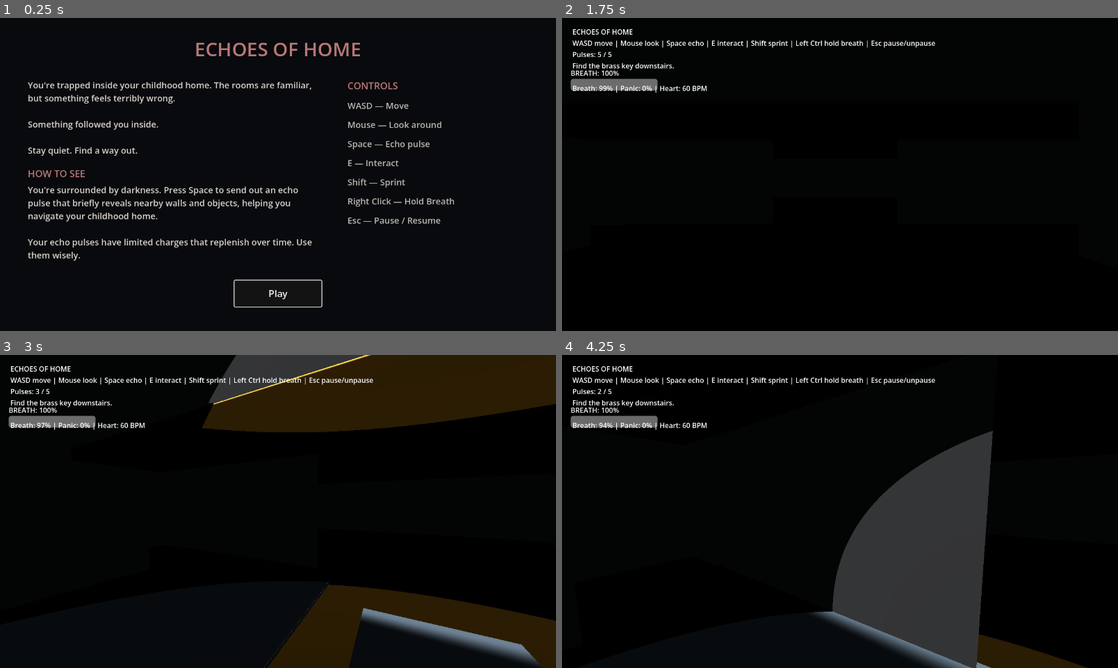
Above: before the commit, frames 1-4 (two rows, left to right).
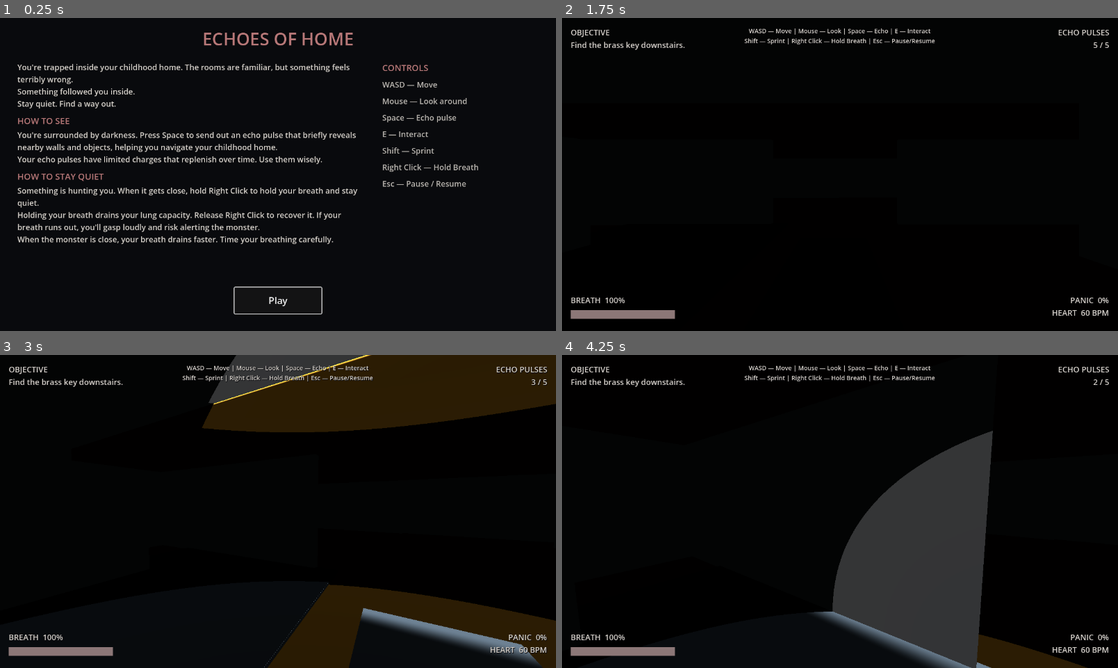
Above: after the commit, the same moments.

Repository: kaazkayy05/Project-3
Game: Godot game, scene res://demo/main_menu.tscn
Two runs of this game, one before a commit and one after it. Both use one fixed random seed, a clock stepped at 60 frames per second and the inputs below. Sound files missing from this copy of the repository are replaced by a short silence.
Inputs (mouse positions are in pixels of both pictures, inside the frame that each line leads up to):
- Up to frame 1 (0.25 s): no input
- Up to frame 2 (1.75 s): click "Play" at 0.5 s; tap Space at 1.25, 1.52 s; move the mouse to (962, 158) at 1.27 s; hold D from 1.28 s (still down); hold Ctrl from 1.28 s (still down); click (962, 158) at 1.42 s; tap E at 1.55 s
- Up to frame 3 (3 s): tap Space at 2, 2.27 s; move the mouse to (250, 511) at 2.02 s; release D at 2.03 s; release Ctrl at 2.03 s; hold W from 2.03 s (still down); tap E at 2.1 s; tap Ctrl at 2.3 s; move the mouse to (289, 505) at 2.77 s; hold Ctrl from 2.78 s (still down)
- Up to frame 4 (4.25 s): keep holding W; tap E at 3.05, 3.6 s; move the mouse to (834, 517) at 3.52 s; release Ctrl at 3.53 s; tap Space at 3.77 s; tap Ctrl at 3.8 s

The runs differ from the first frame. In frame 1, 10% of the frame differs, in the area x 3-86%, y 4-95%; in frame 2, 3.2%; in frame 3, 3.2%; in frame 4, 3.2%.

Commit message:
Improve breath controls, HUD, Seam 4, and game audio

Diff:
--- a/echoes-of-home/demo/demo_player.gd
+++ b/echoes-of-home/demo/demo_player.gd
@@ -3,11 +3,10 @@
 var environment_system: HouseEnvironmentSystem
 var acoustic: AcousticPulseSystem
 var sanity_breath: Node
-var breath_label: Label
-var breath_bar: ProgressBar
 var breath_locked: bool = false
 var breath_system: Node
 var creak: AudioStreamPlayer3D
+var footsteps: AudioStreamPlayer
 var camera: Camera3D
 var step_distance: float = 0.0
 var pulse_requested: bool = false
@@ -32,35 +31,13 @@
 	creak = AudioStreamPlayer3D.new()
 	creak.stream = preload("res://demo/audio/floor_creak.wav")
 	add_child(creak)
+	footsteps = AudioStreamPlayer.new()
+	footsteps.stream = preload("res://demo/audio/footsteps.wav")
+	footsteps.volume_db = -6.0
+	footsteps.max_polyphony = 1
+	add_child(footsteps)
 	floor_snap_length = 0.3
 	Input.mouse_mode = Input.MOUSE_MODE_CAPTURED
-		# Create the breathing system
-	sanity_breath = preload(
-		"res://systems/sanity_breath/sanity_breath_system.gd"
-	).new()
-
-	sanity_breath.name = "SanityBreath"
-	add_child(sanity_breath)
-
-	sanity_breath.gasp_triggered.connect(on_player_gasp)
-
-	# Create the breathing HUD
-	var hud = CanvasLayer.new()
-	add_child(hud)
-
-	breath_label = Label.new()
-	breath_label.position = Vector2(20, 115)
-	breath_label.text = "BREATH: 100%"
-	hud.add_child(breath_label)
-
-	breath_bar = ProgressBar.new()
-	breath_bar.position = Vector2(20, 140)
-	breath_bar.size = Vector2(200, 20)
-	breath_bar.min_value = 0
-	breath_bar.max_value = 100
-	breath_bar.value = 100
-	breath_bar.show_percentage = false
-	hud.add_child(breath_bar)
 
 func _unhandled_input(event: InputEvent) -> void:
 	if not controls_enabled:
@@ -80,6 +57,7 @@
 func _physics_process(delta: float) -> void:
 	if not controls_enabled or environment_system.has_escaped:
 		velocity = Vector3.ZERO
+		footsteps.stop()
 		if is_instance_valid(breath_system):
 			breath_system.call("release_breath")
 		return
@@ -96,11 +74,15 @@
 	var previous := global_position
 	move_and_slide()
 	var grounded := environment_system.sample_surface(self)
+	if not is_on_floor():
+		footsteps.stop()
 	if grounded:
 		step_distance += Vector2(global_position.x - previous.x, global_position.z - previous.z).length()
 		if step_distance >= 0.9:
 			step_distance = 0.0
 			acoustic.emit_footstep_noise(global_position, sprinting)
+			if is_on_floor():
+				footsteps.play()
 			if environment_system.current_surface_type == HouseEnvironmentSystem.Surface.CLUTTER:
 				creak.play()
 	else:
@@ -119,7 +101,7 @@
 func _update_breath_input() -> void:
 	if not is_instance_valid(breath_system):
 		return
-	if Input.is_physical_key_pressed(KEY_CTRL):
+	if Input.is_mouse_button_pressed(MOUSE_BUTTON_RIGHT):
 		breath_system.call("hold_breath")
 	else:
 		breath_system.call("release_breath")
@@ -128,6 +110,7 @@
 func set_controls_enabled(enabled: bool) -> void:
 	controls_enabled = enabled
 	if not controls_enabled:
+		footsteps.stop()
 		velocity = Vector3.ZERO
 		pulse_requested = false
 		interaction_requested = false
@@ -146,16 +129,3 @@
 	breath_locked = true
 
 	print("PLAYER GASPED!")
-
-	if acoustic != null:
-		acoustic.trigger_involuntary_gasp(global_position)
-
-func _process(_delta: float) -> void:
-	if sanity_breath == null:
-		return
-
-	breath_label.text = "BREATH: " + str(
-		int(sanity_breath.lung_capacity)
-	) + "%"
-
-	breath_bar.value = sanity_breath.lung_capacity
--- a/echoes-of-home/demo/house_demo.gd
+++ b/echoes-of-home/demo/house_demo.gd
@@ -17,8 +17,15 @@
 var front_door: StaticBody3D
 var bedroom_door: StaticBody3D
 var pulse_afterglow: float = 0.0
-var hud: Label
+var objective_label: Label
+var pulse_label: Label
+var controls_label: Label
+var breath_label: Label
+var breath_bar: ProgressBar
+var status_label: Label
 var game_over: bool = false
+var death_overlay: CanvasLayer
+var death_sound: AudioStreamPlayer
 
 func _ready() -> void:
 	acoustic = AcousticPulseSystem.new()
@@ -42,20 +49,25 @@
 	breath_system.set_script(BREATH_SYSTEM_SCRIPT)
 	add_child(breath_system)
 	player.breath_system = breath_system
+	player.sanity_breath = breath_system
+	breath_system.connect(
+		&"gasp_triggered", Callable(player, "on_player_gasp")
+	)
 	breath_system.connect(&"gasp_triggered", Callable(self, "_on_gasp_triggered"))
 	monster = MONSTER_SCENE.instantiate() as MonsterAI
 	monster.name = "Monster"
 	monster.position = Vector3(4, 3.1, 0)
 	add_child(monster)
 	monster.bind_acoustic_system(acoustic)
+	breath_system.bind_seam4_player(player)
+	monster.seam4_status_published.connect(
+		Callable(breath_system, "receive_monster_status")
+	)
 	monster.bind_breath_system(breath_system, player)
 	monster.player_killed.connect(_on_player_killed)
 	environment_system.objectives_changed.connect(_sync_objectives)
-	var canvas := CanvasLayer.new()
-	add_child(canvas)
-	hud = Label.new()
-	hud.position = Vector2(24, 20)
-	canvas.add_child(hud)
+	_build_hud()
+	_build_death_notification()
 	var world := WorldEnvironment.new()
 	world.environment = Environment.new()
 	world.environment.background_mode = Environment.BG_COLOR
@@ -64,6 +76,135 @@
 	world.environment.ambient_light_energy = 0.0
 	world.environment.reflected_light_source = Environment.REFLECTION_SOURCE_DISABLED
 	add_child(world)
+	if not MusicManager.music.playing:
+		MusicManager.music.play(0.0)
+
+
+func _build_death_notification() -> void:
+	death_sound = AudioStreamPlayer.new()
+	var stream := preload("res://demo/audio/fail-sound.wav").duplicate() as AudioStreamWAV
+	stream.loop_mode = AudioStreamWAV.LOOP_DISABLED
+	death_sound.stream = stream
+	death_sound.volume_db = -10.0
+	death_sound.max_polyphony = 1
+	add_child(death_sound)
+
+	death_overlay = CanvasLayer.new()
+	death_overlay.layer = 10
+	add_child(death_overlay)
+
+	var shade := ColorRect.new()
+	shade.color = Color(0, 0, 0, 0.7)
+	shade.set_anchors_and_offsets_preset(Control.PRESET_FULL_RECT)
+	shade.mouse_filter = Control.MOUSE_FILTER_IGNORE
+	death_overlay.add_child(shade)
+
+	var center := CenterContainer.new()
+	center.set_anchors_and_offsets_preset(Control.PRESET_FULL_RECT)
+	center.mouse_filter = Control.MOUSE_FILTER_IGNORE
+	shade.add_child(center)
+
+	var message := VBoxContainer.new()
+	message.add_theme_constant_override("separation", 16)
+	message.mouse_filter = Control.MOUSE_FILTER_IGNORE
+	center.add_child(message)
+
+	var lines := [
+		["YOU DIED", 56],
+		["The Listener heard you.", 26],
+		["Press R to Restart.", 22],
+	]
+	for entry in lines:
+		var label := Label.new()
+		label.text = entry[0]
+		label.horizontal_alignment = HORIZONTAL_ALIGNMENT_CENTER
+		label.add_theme_font_size_override("font_size", entry[1])
+		label.add_theme_color_override("font_color", Color("#b97979"))
+		label.mouse_filter = Control.MOUSE_FILTER_IGNORE
+		message.add_child(label)
+
+	death_overlay.hide()
+
+
+func _build_hud() -> void:
+	var canvas := CanvasLayer.new()
+	add_child(canvas)
+
+	var root := Control.new()
+	root.set_anchors_and_offsets_preset(Control.PRESET_FULL_RECT)
+	root.mouse_filter = Control.MOUSE_FILTER_IGNORE
+	canvas.add_child(root)
+
+	objective_label = _make_hud_label(
+		root, Vector2(0, 0), Rect2(20, 20, 280, 110)
+	)
+	pulse_label = _make_hud_label(
+		root, Vector2(1, 0), Rect2(-200, 20, 180, 50),
+		HORIZONTAL_ALIGNMENT_RIGHT
+	)
+	controls_label = _make_hud_label(
+		root, Vector2(0.5, 0), Rect2(-320, 20, 640, 70),
+		HORIZONTAL_ALIGNMENT_CENTER
+	)
+	controls_label.add_theme_font_size_override("font_size", 14)
+	controls_label.text = (
+		"WASD — Move | Mouse — Look | Space — Echo | E — Interact\n"
+		+ "Shift — Sprint | Right Click — Hold Breath | Esc — Pause/Resume"
+	)
+
+	breath_label = _make_hud_label(
+		root, Vector2(0, 1), Rect2(20, -84, 240, 28)
+	)
+
+	breath_bar = ProgressBar.new()
+	breath_bar.anchor_top = 1.0
+	breath_bar.anchor_bottom = 1.0
+	breath_bar.offset_left = 20
+	breath_bar.offset_right = 260
+	breath_bar.offset_top = -48
+	breath_bar.offset_bottom = -28
+	breath_bar.min_value = 0
+	breath_bar.max_value = 100
+	breath_bar.show_percentage = false
+	breath_bar.mouse_filter = Control.MOUSE_FILTER_IGNORE
+
+	var track := StyleBoxFlat.new()
+	track.bg_color = Color("#17171c")
+	breath_bar.add_theme_stylebox_override("background", track)
+
+	var fill := StyleBoxFlat.new()
+	fill.bg_color = Color("#8c7777")
+	breath_bar.add_theme_stylebox_override("fill", fill)
+	root.add_child(breath_bar)
+
+	status_label = _make_hud_label(
+		root, Vector2(1, 1), Rect2(-260, -84, 240, 56),
+		HORIZONTAL_ALIGNMENT_RIGHT
+	)
+
+
+func _make_hud_label(
+		parent: Control, anchor: Vector2, bounds: Rect2,
+		alignment: int = HORIZONTAL_ALIGNMENT_LEFT) -> Label:
+	var label := Label.new()
+	label.anchor_left = anchor.x
+	label.anchor_right = anchor.x
+	label.anchor_top = anchor.y
+	label.anchor_bottom = anchor.y
+	label.offset_left = bounds.position.x
+	label.offset_top = bounds.position.y
+	label.offset_right = bounds.end.x
+	label.offset_bottom = bounds.end.y
+	label.horizontal_alignment = alignment
+	label.autowrap_mode = TextServer.AUTOWRAP_WORD_SMART
+	label.mouse_filter = Control.MOUSE_FILTER_IGNORE
+	label.add_theme_font_size_override("font_size", 18)
+	label.add_theme_color_override("font_color", Color("#d8d3cc"))
+	label.add_theme_color_override("font_shadow_color", Color("#09090d"))
+	label.add_theme_constant_override("shadow_offset_x", 1)
+	label.add_theme_constant_override("shadow_offset_y", 1)
+	parent.add_child(label)
+	return label
 
 
 func _build_navigation() -> void:
@@ -234,13 +375,16 @@
 
 
 func _on_player_killed(_noise_origin: Vector3, _intensity: float) -> void:
-	if game_over:
+	if game_over or environment_system.has_escaped:
 		return
 	game_over = true
+	MusicManager.music.stop()
 	player.set_controls_enabled(false)
 	breath_system.call("release_breath")
 	breath_system.set_process(false)
 	Input.mouse_mode = Input.MOUSE_MODE_VISIBLE
+	death_overlay.show()
+	death_sound.play()
 
 
 func _unhandled_input(event: InputEvent) -> void:
@@ -255,16 +399,26 @@
 		material.set_shader_parameter("pulse_radius", acoustic.pulse_radius)
 		material.set_shader_parameter("pulse_active", pulse_afterglow > 0.0)
 		material.set_shader_parameter("fade", pulse_afterglow / 0.6)
-	hud.text = "ECHOES OF HOME\nWASD move | Mouse look | Space echo | E interact | Shift sprint | Left Ctrl hold breath | Esc pause/unpause\nPulses: %d / 5\n%s" % [acoustic.pulse_charges, player.message]
-	hud.text += "\n" + player.interaction_hint
+	objective_label.text = "OBJECTIVE\n" + player.message
+	if not player.interaction_hint.is_empty():
+		objective_label.text += "\n" + player.interaction_hint
+
+	pulse_label.text = "ECHO PULSES\n%d / %d" % [
+		acoustic.pulse_charges, acoustic.max_pulse_charges
+	]
+
 	if is_instance_valid(breath_system):
-		hud.text += "\nBreath: %.0f%% | Panic: %.0f%% | Heart: %d BPM" % [
-			float(breath_system.get("lung_capacity")),
+		var capacity := float(breath_system.get("lung_capacity"))
+		breath_label.text = "BREATH  %.0f%%" % capacity
+		breath_bar.value = capacity
+		status_label.text = "PANIC  %.0f%%\nHEART  %d BPM" % [
 			float(breath_system.get("panic_level")) * 100.0,
-			int(breath_system.get("heart_rate_bpm"))]
+			int(breath_system.get("heart_rate_bpm"))
+		]
+
 	if environment_system.freeze_resonance:
-		hud.text += "\nF6: resonance freeze ON (1.0)"
+		objective_label.text += "\nF6: resonance freeze ON (1.0)"
 	if game_over:
-		hud.text = "THE LISTENER HEARD YOU\nPress R to restart."
+		objective_label.text = "THE LISTENER HEARD YOU\nPress R to restart."
 	elif environment_system.has_escaped:
-		hud.text = "You escaped the house."
+		objective_label.text = "You escaped the house."
--- a/echoes-of-home/demo/main_menu.gd
+++ b/echoes-of-home/demo/main_menu.gd
@@ -21,55 +21,73 @@
 	add_child(menu)
 
 	var content := VBoxContainer.new()
-	content.position = Vector2(64, 140)
-	content.size = Vector2(680, 440)
-	content.add_theme_constant_override("separation", 24)
+	content.position = Vector2(40, 100)
+	content.size = Vector2(800, 500)
+	content.add_theme_constant_override("separation", 12)
 	menu.add_child(content)
 
 	var title := Label.new()
-	title.position = Vector2(64, 40)
-	title.size = Vector2(1152, 60)
+	title.position = Vector2(40, 20)
+	title.size = Vector2(1200, 56)
 	title.text = "ECHOES OF HOME"
 	title.horizontal_alignment = HORIZONTAL_ALIGNMENT_CENTER
-	title.add_theme_font_size_override("font_size", 44)
+	title.add_theme_font_size_override("font_size", 40)
 	title.add_theme_color_override("font_color", Color("#b97979"))
 	menu.add_child(title)
 
 	var story := Label.new()
-	story.text = "You're trapped inside your childhood home. The rooms are familiar, but something feels terribly wrong.\n\nSomething followed you inside.\n\nStay quiet. Find a way out."
+	story.text = "You're trapped inside your childhood home. The rooms are familiar, but something feels terribly wrong.\nSomething followed you inside.\nStay quiet. Find a way out."
 	story.autowrap_mode = TextServer.AUTOWRAP_WORD_SMART
-	story.add_theme_font_size_override("font_size", 20)
+	story.add_theme_font_size_override("font_size", 18)
 	story.add_theme_color_override("font_color", Color("#d8d3cc"))
 	story.add_theme_constant_override("line_spacing", 2)
 	content.add_child(story)
 
 	var how_to_see := VBoxContainer.new()
-	how_to_see.add_theme_constant_override("separation", 8)
+	how_to_see.add_theme_constant_override("separation", 6)
 	content.add_child(how_to_see)
 
 	var see_heading := Label.new()
 	see_heading.text = "HOW TO SEE"
-	see_heading.add_theme_font_size_override("font_size", 22)
+	see_heading.add_theme_font_size_override("font_size", 20)
 	see_heading.add_theme_color_override("font_color", Color("#b97979"))
 	how_to_see.add_child(see_heading)
 
 	var explanation := Label.new()
-	explanation.text = "You're surrounded by darkness. Press Space to send out an echo pulse that briefly reveals nearby walls and objects, helping you navigate your childhood home.\n\nYour echo pulses have limited charges that replenish over time. Use them wisely."
+	explanation.text = "You're surrounded by darkness. Press Space to send out an echo pulse that briefly reveals nearby walls and objects, helping you navigate your childhood home.\nYour echo pulses have limited charges that replenish over time. Use them wisely."
 	explanation.autowrap_mode = TextServer.AUTOWRAP_WORD_SMART
-	explanation.add_theme_font_size_override("font_size", 20)
+	explanation.add_theme_font_size_override("font_size", 18)
 	explanation.add_theme_color_override("font_color", Color("#d8d3cc"))
 	explanation.add_theme_constant_override("line_spacing", 2)
 	how_to_see.add_child(explanation)
 
+	var how_to_stay_quiet := VBoxContainer.new()
+	how_to_stay_quiet.add_theme_constant_override("separation", 6)
+	content.add_child(how_to_stay_quiet)
+
+	var quiet_heading := Label.new()
+	quiet_heading.text = "HOW TO STAY QUIET"
+	quiet_heading.add_theme_font_size_override("font_size", 20)
+	quiet_heading.add_theme_color_override("font_color", Color("#b97979"))
+	how_to_stay_quiet.add_child(quiet_heading)
+
+	var breathing_explanation := Label.new()
+	breathing_explanation.text = "Something is hunting you. When it gets close, hold Right Click to hold your breath and stay quiet.\nHolding your breath drains your lung capacity. Release Right Click to recover it. If your breath runs out, you'll gasp loudly and risk alerting the monster.\nWhen the monster is close, your breath drains faster. Time your breathing carefully."
+	breathing_explanation.autowrap_mode = TextServer.AUTOWRAP_WORD_SMART
+	breathing_explanation.add_theme_font_size_override("font_size", 18)
+	breathing_explanation.add_theme_color_override("font_color", Color("#d8d3cc"))
+	breathing_explanation.add_theme_constant_override("line_spacing", 2)
+	how_to_stay_quiet.add_child(breathing_explanation)
+
 	var controls := VBoxContainer.new()
-	controls.position = Vector2(800, 140)
-	controls.size = Vector2(416, 440)
-	controls.add_theme_constant_override("separation", 16)
+	controls.position = Vector2(880, 100)
+	controls.size = Vector2(360, 500)
+	controls.add_theme_constant_override("separation", 12)
 	menu.add_child(controls)
 
 	var heading := Label.new()
 	heading.text = "CONTROLS"
-	heading.add_theme_font_size_override("font_size", 22)
+	heading.add_theme_font_size_override("font_size", 20)
 	heading.add_theme_color_override("font_color", Color("#b97979"))
 	controls.add_child(heading)
 
@@ -85,13 +103,13 @@
 		var row := Label.new()
 		row.text = text
 		row.autowrap_mode = TextServer.AUTOWRAP_WORD_SMART
-		row.add_theme_font_size_override("font_size", 20)
+		row.add_theme_font_size_override("font_size", 18)
 		row.add_theme_color_override("font_color", Color("#bcb8b2"))
 		controls.add_child(row)
 
 	var center := CenterContainer.new()
-	center.position = Vector2(64, 604)
-	center.size = Vector2(1152, 60)
+	center.position = Vector2(40, 620)
+	center.size = Vector2(1200, 60)
 	menu.add_child(center)
 	play_button = Button.new()
 	play_button.text = "Play"
--- a/echoes-of-home/systems/sanity_breath/sanity_breath_system.gd
+++ b/echoes-of-home/systems/sanity_breath/sanity_breath_system.gd
@@ -16,6 +16,10 @@
 var breath_drain_rate: float = 15.0
 var breath_recovery_rate: float = 10.0
 var monster_distance: float = 100.0
+var monster_world_position: Vector3 = Vector3.ZERO
+var monster_state: int = 0
+var _seam4_player: Node3D
+var _has_monster_snapshot: bool = false
 
 var heartbeat_sound: AudioStreamPlayer
 var gasp_sound: AudioStreamPlayer
@@ -56,6 +60,7 @@
 		heartbeat_sound.stop()
 
 func update_breath(delta):
+	_refresh_monster_distance()
 	if is_holding_breath:
 		lung_capacity -= breath_drain_rate * delta
 
@@ -73,6 +78,7 @@
 
 
 func update_panic(delta):
+	_refresh_monster_distance()
 	if monster_distance < 4.0:
 		panic_level += 0.4 * delta
 	else:
@@ -103,4 +109,25 @@
 
 
 func set_monster_distance(distance: float):
+	if is_instance_valid(_seam4_player):
+		return
 	monster_distance = distance
+
+
+func bind_seam4_player(player: Node3D) -> void:
+	_seam4_player = player
+	_refresh_monster_distance()
+
+
+func receive_monster_status(position: Vector3, state: int) -> void:
+	monster_world_position = position
+	monster_state = state
+	_has_monster_snapshot = true
+	_refresh_monster_distance()
+
+
+func _refresh_monster_distance() -> void:
+	if is_instance_valid(_seam4_player) and _has_monster_snapshot:
+		monster_distance = _seam4_player.global_position.distance_to(
+			monster_world_position
+		)
--- a/echoes-of-home/systems/sanity_breath/test_sanity_breath.gd
+++ b/echoes-of-home/systems/sanity_breath/test_sanity_breath.gd
@@ -9,6 +9,7 @@
 		load("res://systems/sanity_breath/sanity_breath_system.gd")
 	)
 	add_child(breath_system)
+	_test_seam4_reader()
 		# Create Kai's acoustic system for testing
 	acoustic_system = AcousticPulseSystem.new()
 	add_child(acoustic_system)
@@ -48,6 +49,84 @@
 	print("Holding breath: ", breath_system.is_holding_breath)
 
 
+func _test_seam4_reader() -> void:
+	var reader = load(
+		"res://systems/sanity_breath/sanity_breath_system.gd"
+	).new()
+	reader.set_process(false)
+	add_child(reader)
+
+	var player := Node3D.new()
+	add_child(player)
+
+	var monster := MonsterAI.new()
+	monster.set_process(false)
+	monster.set_physics_process(false)
+	add_child(monster)
+
+	reader.bind_seam4_player(player)
+	monster.seam4_status_published.connect(
+		Callable(reader, "receive_monster_status")
+	)
+	assert(monster.bind_breath_system(reader, player))
+
+	for distance in [3.99, 4.0, 4.01]:
+		player.global_position = Vector3.ZERO
+		monster.global_position = Vector3(distance, 0, 0)
+		monster.publish_seam4_status()
+
+		assert(reader.monster_world_position == monster.global_position)
+		assert(reader.monster_state == monster.monster_state)
+		assert(is_equal_approx(reader.monster_distance, distance))
+
+		# Legacy pushes must not override reader-owned distance.
+		reader.set_monster_distance(999.0)
+		assert(is_equal_approx(reader.monster_distance, distance))
+
+		reader.lung_capacity = 100.0
+		reader.hold_breath()
+		reader.update_breath(1.0)
+
+		var expected_capacity := 70.0 if distance < 4.0 else 85.0
+		assert(is_equal_approx(reader.lung_capacity, expected_capacity))
+
+		reader.panic_level = 0.5
+		reader.update_panic(1.0)
+		var expected_panic := 0.9 if distance < 4.0 else 0.3
+		assert(is_equal_approx(reader.panic_level, expected_panic))
+
+	# Publish once; player movement must refresh reader-owned distance.
+	monster.global_position = Vector3(100, 0, 0)
+	monster.publish_seam4_status()
+	reader.lung_capacity = 100.0
+	reader.hold_breath()
+
+	var elapsed_seconds := 0
+	for position in [
+		Vector3(-4, 0.1, 2),
+		Vector3(4, 0.1, -4),
+		Vector3(-4, 3.1, -5),
+	]:
+		player.global_position = position
+		reader.update_breath(1.0)
+		elapsed_seconds += 1
+
+		assert(is_equal_approx(
+			reader.monster_distance,
+			position.distance_to(monster.global_position)
+		))
+		assert(is_equal_approx(
+			reader.lung_capacity, 100.0 - 15.0 * elapsed_seconds
+		))
+
+	assert(monster.global_position == Vector3(100, 0, 0))
+
+	monster.free()
+	player.free()
+	reader.free()
+	print("Seam 4 reader checks passed.")
+
+
 func on_gasp_triggered():
 	print("GASP TRIGGERED!")
 
Not shown, added: echoes-of-home/demo/audio/fail-sound.wav.import
Not shown, added: echoes-of-home/demo/audio/footsteps.wav.import
Not shown, added: echoes-of-home/demo/audio/fail-sound.wav
Not shown, added: echoes-of-home/demo/audio/footsteps.wav
